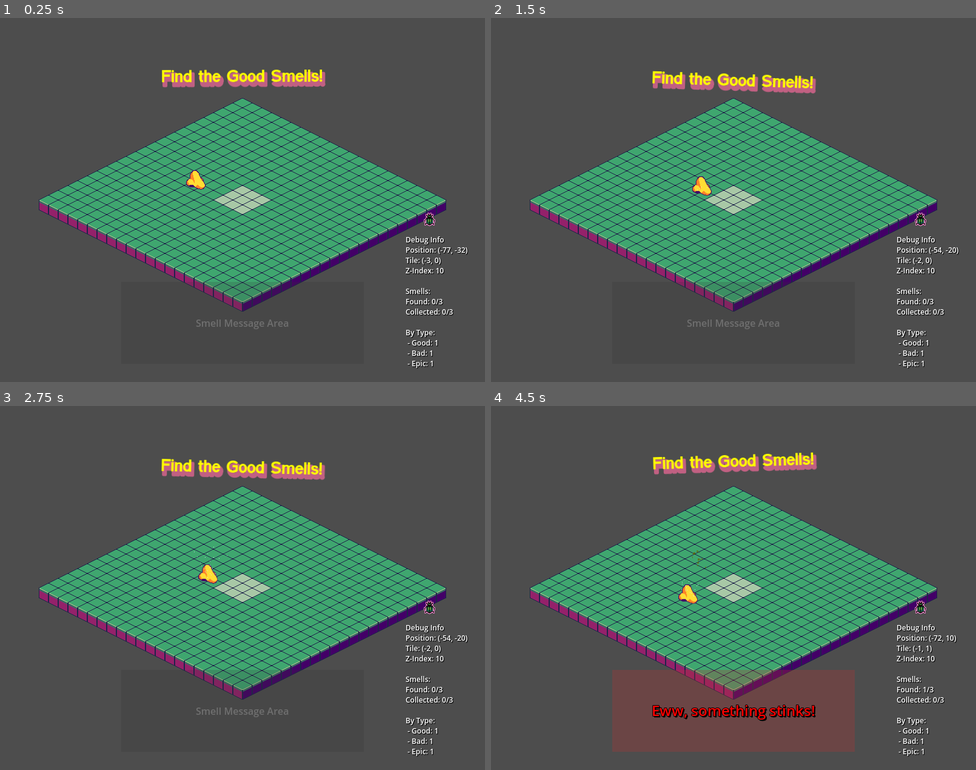
Above: before the commit, frames 1-4 (two rows, left to right).
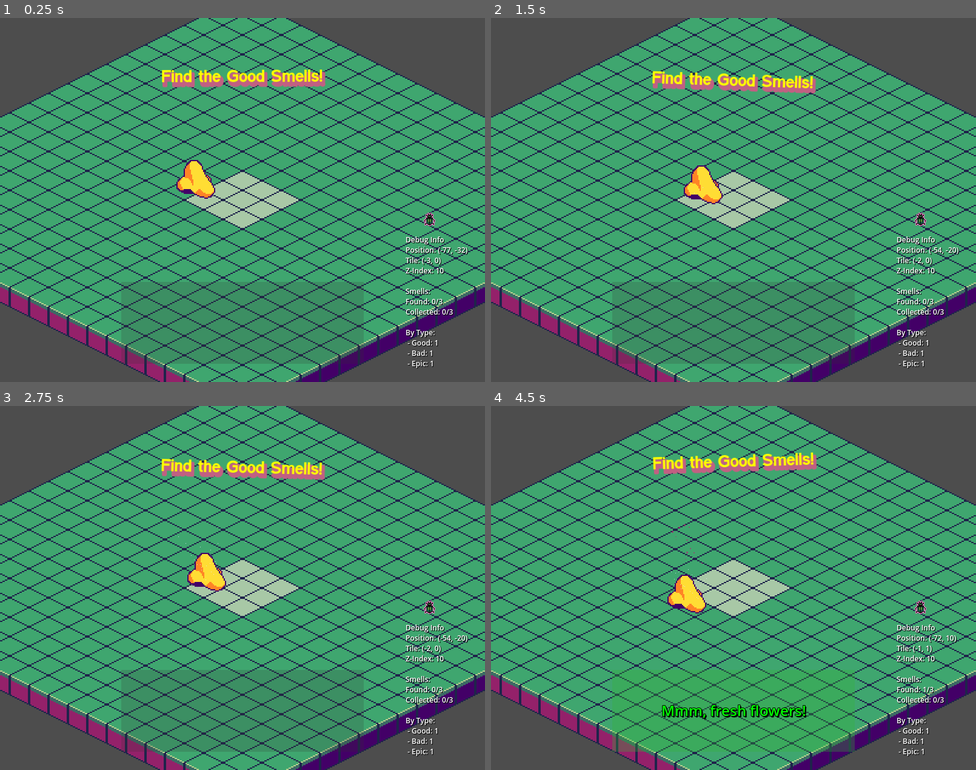
Above: after the commit, the same moments.

Repository: ArrHarper/good-smells-game
Game: Godot game, scene res://scenes/main/main.tscn
The game is run twice, just before and just after one commit, with the same random seed, the same clock (stepped at 60 frames per second) and the same inputs.
Inputs:
- Up to frame 1 (0.25 s): no input
- Up to frame 2 (1.5 s): click "Debug Info Position: (-77, -3…" at 0.5 s; hold Right (ui_right) from 1.28 s (still down); tap Space (smell) at 1.35 s
- Up to frame 3 (2.75 s): release Right (ui_right) at 2 s; click "Debug Info Position: (-54, -2…" at 2 s
- Up to frame 4 (4.5 s): hold Down (ui_down) 2.78-3.53 s; tap Space (smell) at 2.85, 3.6, 4.35 s; hold Right (ui_right) 3.53-4.28 s; hold Up (ui_up) from 4.28 s (still down)

The runs differ from the first frame. In frame 1, 64% of the frame differs, in the area x 0-100%, y 0-100%; in frame 2, 64%; in frame 3, 64%; in frame 4, 64%.

Commit message:
adding scaling script and nearest neighbor pixel scaling

Diff:
--- a/scenes/UI/UI.tscn
+++ b/scenes/UI/UI.tscn
@@ -36,7 +36,6 @@
 grow_vertical = 2
 theme_override_colors/font_color = Color(0.8, 0.8, 0.8, 0.3)
 theme_override_font_sizes/font_size = 16
-text = "Smell Message Area"
 horizontal_alignment = 1
 vertical_alignment = 1
 
--- a/scenes/main/main.tscn
+++ b/scenes/main/main.tscn
@@ -7,6 +7,7 @@
 [ext_resource type="PackedScene" uid="uid://imdjiojyjkr7" path="res://scenes/main/flatmap.tscn" id="6_ismap"]
 [ext_resource type="Script" uid="uid://cgjy8m8js40ne" path="res://scenes/main/title.gd" id="9_m3u8n"]
 [ext_resource type="Script" uid="uid://c4sgqa6wqwmw5" path="res://scripts/isometric_sorter.gd" id="10_sorter"]
+[ext_resource type="Script" uid="uid://cydmbfbpsasyb" path="res://scripts/game_scale.gd" id="11_scaler"]
 
 [sub_resource type="LabelSettings" id="LabelSettings_ow5a4"]
 font = ExtResource("3_6q06x")
@@ -19,6 +20,9 @@
 [node name="Main" type="Node2D"]
 y_sort_enabled = true
 script = ExtResource("1_0wfyh")
+
+[node name="GameScaler" type="Node" parent="."]
+script = ExtResource("11_scaler")
 
 [node name="IsometricMap" parent="." instance=ExtResource("6_ismap")]
 z_index = -1
@@ -41,7 +45,7 @@
 
 [node name="GoodSmell1" parent="." instance=ExtResource("4_lfxvs")]
 z_index = 25
-position = Vector2(59, 22)
+position = Vector2(-76, -27)
 smell_name = "Flowers"
 smell_type = "good"
 smell_message = "Mmm, fresh flowers!"
@@ -49,7 +53,7 @@
 particles_color = Color(0.761784, 0.0833806, 0.45085, 0.898039)
 
 [node name="BadSmell1" parent="." instance=ExtResource("4_lfxvs")]
-position = Vector2(-58, -22)
+position = Vector2(97, -46)
 smell_name = "Garbage"
 smell_type = "bad"
 smell_message = "Eww, something stinks!"
--- /dev/null
+++ b/scripts/game_scale.gd
@@ -0,0 +1,155 @@
+extends Node
+
+# Scale factor for game elements
+const SCALE_FACTOR = 2.0
+
+# Nodes that should be excluded from scaling (UI elements)
+var exclude_scaling = ["CanvasLayer", "TitleLabel", "Camera2D"]
+
+func _ready():
+	# Wait for one frame to ensure all nodes are ready
+	await get_tree().process_frame
+
+	# Apply scale to the game world
+	scale_game_elements()
+
+	# Adjust positions of UI elements to account for scaling
+	adjust_ui_positions()
+
+	# Apply pixel-perfect texture filtering
+	apply_pixel_perfect_filter()
+
+	# Connect to the node added signal to scale any dynamically created objects
+	get_tree().node_added.connect(_on_node_added)
+
+func _process(_delta):
+	# This runs every frame to ensure texture filtering is correctly applied
+	# This is needed because some nodes might adjust their filtering during gameplay
+	enforce_texture_filter_on_tilemaps()
+
+func scale_game_elements():
+	# Get the main scene (assumed to be the parent)
+	var main_scene = get_parent()
+
+	# Scale the map
+	if main_scene.has_node("IsometricMap"):
+		var map = main_scene.get_node("IsometricMap")
+		map.scale = Vector2(SCALE_FACTOR, SCALE_FACTOR)
+		apply_nearest_neighbor_filter(map)
+
+	# Scale the player
+	if main_scene.has_node("nose"):
+		var player = main_scene.get_node("nose")
+		player.scale = Vector2(SCALE_FACTOR, SCALE_FACTOR)
+		apply_nearest_neighbor_filter(player)
+
+	# Scale all smell objects and other elements
+	for child in main_scene.get_children():
+		scale_node_if_needed(child)
+
+func scale_all_smells(parent_node):
+	# Find and scale all smell objects
+	for child in parent_node.get_children():
+		scale_node_if_needed(child)
+
+		# Recursively check children
+		if child.get_child_count() > 0 and not (child is CanvasLayer):
+			scale_all_smells(child)
+
+func scale_node_if_needed(node):
+	# Skip nodes that should not be scaled
+	for exclude_name in exclude_scaling:
+		if exclude_name in node.name or node is CanvasLayer:
+			return
+
+	# Scale smell objects
+	if "Smell" in node.name:
+		node.scale = Vector2(SCALE_FACTOR, SCALE_FACTOR)
+		apply_nearest_neighbor_filter(node)
+
+	# Scale map objects
+	elif "Map" in node.name:
+		node.scale = Vector2(SCALE_FACTOR, SCALE_FACTOR)
+		apply_nearest_neighbor_filter(node)
+
+	# Scale player object
+	elif node.name == "nose":
+		node.scale = Vector2(SCALE_FACTOR, SCALE_FACTOR)
+		apply_nearest_neighbor_filter(node)
+
+# Apply nearest neighbor filtering to a node and its children
+func apply_nearest_neighbor_filter(node):
+	# Check if this node is a sprite
+	if node is Sprite2D or node is AnimatedSprite2D:
+		node.texture_filter = CanvasItem.TEXTURE_FILTER_NEAREST
+
+	# For TileMap and TileMapLayer nodes
+	if node is TileMap:
+		node.texture_filter = CanvasItem.TEXTURE_FILTER_NEAREST
+
+	# Some Godot 4 projects use TileMapLayer
+	if "TileMapLayer" in node.get_class() or "TileMap" in node.name or "FloorMap" in node.name:
+		node.texture_filter = CanvasItem.TEXTURE_FILTER_NEAREST
+
+	# Recursively apply to all children
+	for child in node.get_children():
+		apply_nearest_neighbor_filter(child)
+
+# Apply pixel-perfect filtering to all nodes in the scene
+func apply_pixel_perfect_filter():
+	# Find the IsometricMap node
+	var main_scene = get_parent()
+	if main_scene.has_node("IsometricMap"):
+		var map = main_scene.get_node("IsometricMap")
+
+		# Directly set texture filter on all children
+		for child in map.get_children():
+			# Check for different types of tilemap nodes
+			if "TileMapLayer" in child.get_class() or "FloorMap" in child.name:
+				child.texture_filter = CanvasItem.TEXTURE_FILTER_NEAREST
+
+			# Apply to all children of this node as well
+			for subchild in child.get_children():
+				if subchild.has_method("set_texture_filter"):
+					subchild.texture_filter = CanvasItem.TEXTURE_FILTER_NEAREST
+
+	# Find all TileMapLayer nodes in the entire scene
+	find_and_fix_all_tilemaps(get_tree().root)
+
+# Recursively find and fix all TileMapLayer nodes in the scene
+func find_and_fix_all_tilemaps(node):
+	# Check if this is a TileMap or TileMapLayer
+	if node is TileMap or "TileMapLayer" in node.get_class() or "FloorMap" in node.name:
+		node.texture_filter = CanvasItem.TEXTURE_FILTER_NEAREST
+
+	# Recursively process all children
+	for child in node.get_children():
+		find_and_fix_all_tilemaps(child)
+
+# This function runs every frame to ensure tilemap filtering is always correct
+func enforce_texture_filter_on_tilemaps():
+	var main_scene = get_parent()
+	if main_scene.has_node("IsometricMap"):
+		var map = main_scene.get_node("IsometricMap")
+
+		# Force nearest neighbor filtering on all TileMapLayer nodes
+		for child in map.get_children():
+			if "TileMapLayer" in child.get_class() or "FloorMap" in child.name:
+				child.texture_filter = CanvasItem.TEXTURE_FILTER_NEAREST
+
+func adjust_ui_positions():
+	# Adjust title label position to account for scaling
+	var main_scene = get_parent()
+	if main_scene.has_node("TitleLabel"):
+		var title_label = main_scene.get_node("TitleLabel")
+		# Move the title label upward to avoid overlap with scaled game elements
+		title_label.position.y -= 50
+
+func _on_node_added(node):
+	# Scale any new nodes that are added dynamically
+	if node.get_parent() == get_parent():
+		scale_node_if_needed(node)
+
+	# Apply pixel-perfect filtering to new nodes
+	if node.has_method("set_texture_filter"):
+		node.texture_filter = CanvasItem.TEXTURE_FILTER_NEAREST
Binary file added: assets/images/aseprite/TookieSheet.png
Not shown, added: assets/images/aseprite/TookieSheet.png.import
Binary file added: assets/images/aseprite/palettes/fading-16-32x.png
Not shown, added: assets/images/aseprite/palettes/fading-16-32x.png.import
Binary file added: assets/images/aseprite/palettes/go-line-32x.png
Not shown, added: assets/images/aseprite/palettes/go-line-32x.png.import
Binary file added: assets/images/aseprite/palettes/lost-century-32x.png
Not shown, added: assets/images/aseprite/palettes/lost-century-32x.png.import
Binary file added: assets/images/aseprite/palettes/paper-8-32x.png
Not shown, added: assets/images/aseprite/palettes/paper-8-32x.png.import
Binary file added: assets/images/aseprite/palettes/pastel-qt-32x.png
Not shown, added: assets/images/aseprite/palettes/pastel-qt-32x.png.import
(and 17 more such lines)
